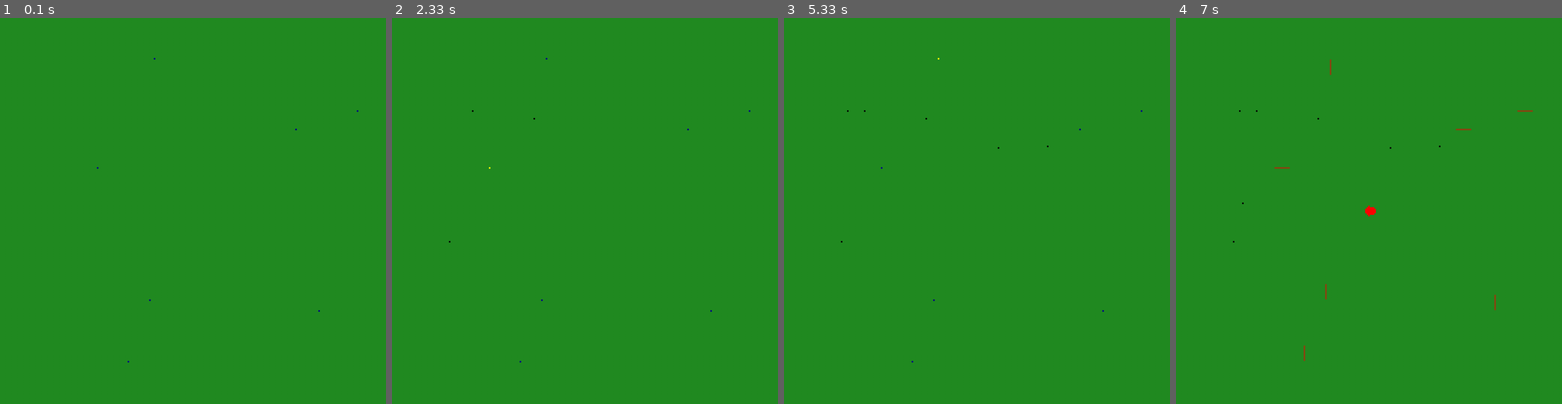
Above: before the commit, frames 1-4 (left to right).
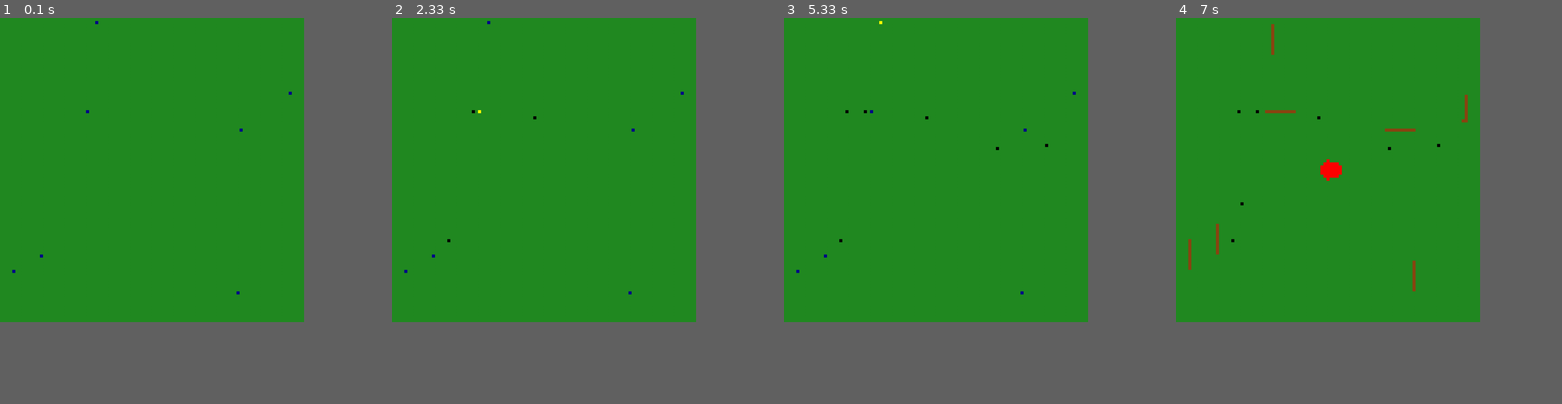
Above: after the commit, the same moments.

Repository: markus-brln/BachelorThesisForestFireControl
Game: pygame game, started from gui/main.py
Same seed, same stepped clock (60 frames per second), same inputs: the game is played once before the commit and once after it.
Inputs (mouse positions are in pixels of both pictures, inside the frame that each line leads up to):
- Up to frame 1 (0.1 s): no input
- Up to frame 2 (2.33 s): tap Space at 0.33 s; click (449, 241) at 0.82 s; move the mouse to (473, 110) at 1.1 s; click (473, 110) at 1.37 s; move the mouse to (534, 118) at 1.77 s; click (534, 118) at 2.12 s
- Up to frame 3 (5.33 s): move the mouse to (996, 145) at 2.6 s; click (996, 145) at 3 s; move the mouse to (1046, 145) at 3.53 s; click (1046, 145) at 3.97 s; move the mouse to (845, 110) at 4.53 s; click (845, 110) at 5 s
- Up to frame 4 (7 s): move the mouse to (1241, 203) at 5.6 s; click (1241, 203) at 6.08 s; move the mouse to (1284, 257) at 6.73 s; tap Space at 6.77 s
The window is 900x900 before the commit and 709x709 after it. Grey fills any space a smaller window leaves; there, only what the larger window draws over its background counts as a difference.

The runs differ from the first frame. In frame 1, less than 0.1% of the frame differs, in the area x 3-93%, y 0-90%; in frame 2, less than 0.1%; in frame 3, 0.1%; in frame 4, 0.9%, in the area x 3-93%, y 1-89%.

Commit message:
changed main class params

Diff:
--- a/gui/Model/environment.py
+++ b/gui/Model/environment.py
@@ -23,7 +23,7 @@
   # Other parameters can be added later
   ## Length: Grid size
   ## Agents: TODO determine: Number of agents or tuples of agent positions
-  def __init__(self, length: int, nr_of_agents: int, firesize: int = 1, wind_dir = None):
+  def __init__(self, length: int, nr_of_agents: int, radius: int, wind_dir = None):
     self.subscribers = []
     ## properties of env
     self.size = length
@@ -38,7 +38,7 @@
     self.reset_necessary = False
 
     ## Fire initialization
-    self.firesize = firesize
+    self.radius = radius
     self.firepos = set()
     self.start_episode()           # Initialize episode
 
@@ -97,7 +97,7 @@
 
     # Start fire in the middle of the map
     self.firepos.clear()
-    self.set_initial_fire(self.firesize)
+    self.set_initial_fire(1)
     self.firebreaks = set()
 
     for subscriber in self.subscribers:
@@ -219,14 +219,14 @@
 
 
   def get_random_position(self, id):
-    if id == 1:
-      return random.randint(0, int((self.size - 50) / 2)), random.randint(int((self.size / 2) + 50), (self.size - 1))
-    elif id == 2:
-      return random.randint(int((self.size / 2) + 50), (self.size - 1)), random.randint(int((self.size / 2) + 50), (self.size - 1))
-    elif id == 3:
-      return random.randint(0, int((self.size - 50) / 2)), random.randint(0, int((self.size - 50) / 2))
-    elif id == 4:
-      return random.randint(int((self.size / 2) + 50), (self.size - 1)), random.randint(0,int((self.size - 50) / 2))
+    if id == 1: ## top left
+      return random.randint(0, int((self.size - self.radius) / 2)), random.randint(int((self.size / 2) + self.radius), (self.size - 1))
+    elif id == 2: ##top right
+      return random.randint(int((self.size / 2) + self.radius), (self.size - 1)), random.randint(int((self.size / 2) + self.radius), (self.size - 1))
+    elif id == 3: ##bottom left
+      return random.randint(0, int((self.size - self.radius) / 2)), random.randint(0, int((self.size - self.radius) / 2))
+    elif id == 4: ##bottom right
+      return random.randint(int((self.size / 2) + self.radius), (self.size - 1)), random.randint(0,int((self.size - self.radius) / 2))
     print("agentID out of bounds!")
     return
 
--- a/gui/main.py
+++ b/gui/main.py
@@ -17,14 +17,14 @@
 
 def main():
   # Environment parameters
-  size = 251
+  size = 99
   nr_of_agents = 7
-  firesize = 1
-  block_size_in_pixels = int(1100 / size)
+  agentRadius = 25
+  block_size_in_pixels = int(880 / size)
 
 
   # Initialization
-  environment = Model(size, nr_of_agents, firesize, wind_dir=Direction.EAST)   ## Initialize Environment
+  environment = Model(size, nr_of_agents, agentRadius, wind_dir=Direction.EAST)   ## Initialize Environment
   view = View(environment, block_size_in_pixels)  ## Start View
   controller = Controller(environment, view)      ## Initialize Controller with model and view
 
